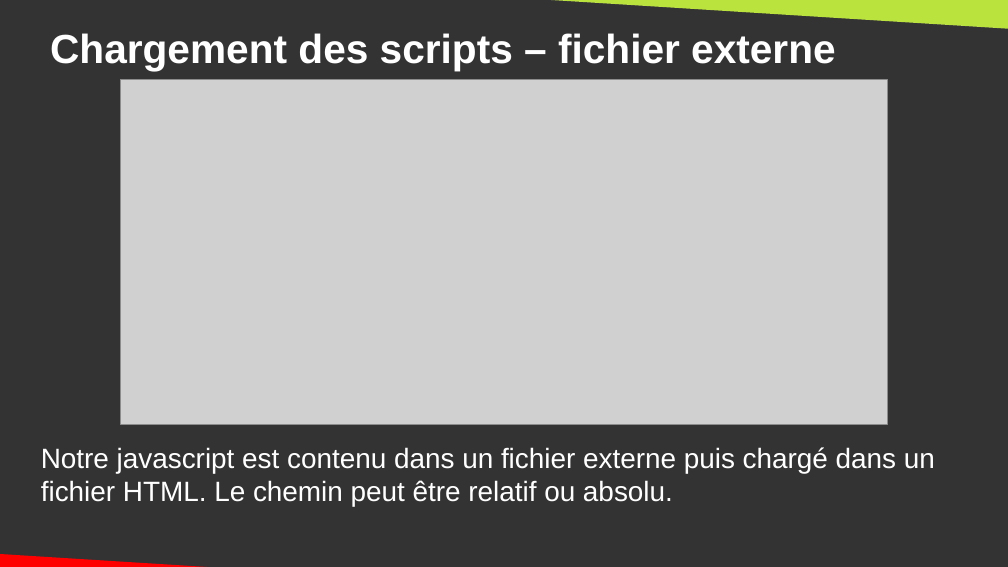
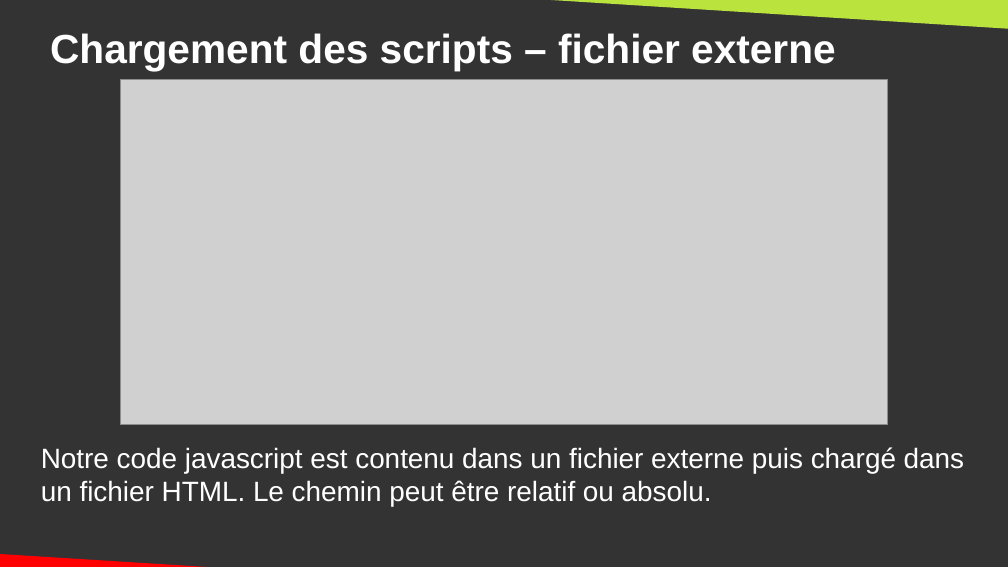
Before and after one commit to DanYellow/cours, a slide deck: slide 9 of integration-web-s2/travaux-pratiques/numero-5/presentation.odp. Drawn at 1008x567 pixels with LibreOffice and Linux fonts; fonts in the diff are those of the drawing; grey boxes stand for pictures. Boxes give left, top, right and bottom in pixels: in the first picture for what was removed or moved away, otherwise in the second. Text is boxed around its words. In the diff, an @@ line names an element or a change of style, - is before the commit and + after.

```diff
--- a/integration-web-s2/travaux-pratiques/numero-5/presentation.odp
+++ b/integration-web-s2/travaux-pratiques/numero-5/presentation.odp
@@ text at <box>41,447,964,506</box>: text changed @@
-Notre javascript est contenu dans un fichier externe puis chargé dans un fichier HTML. Le chemin peut être relatif ou absolu.
+Notre code javascript est contenu dans un fichier externe puis chargé dans un fichier HTML. Le chemin peut être relatif ou absolu.
```
Also in this commit, not shown: 7 other slides changed, 2 slides added, 3 other files.
